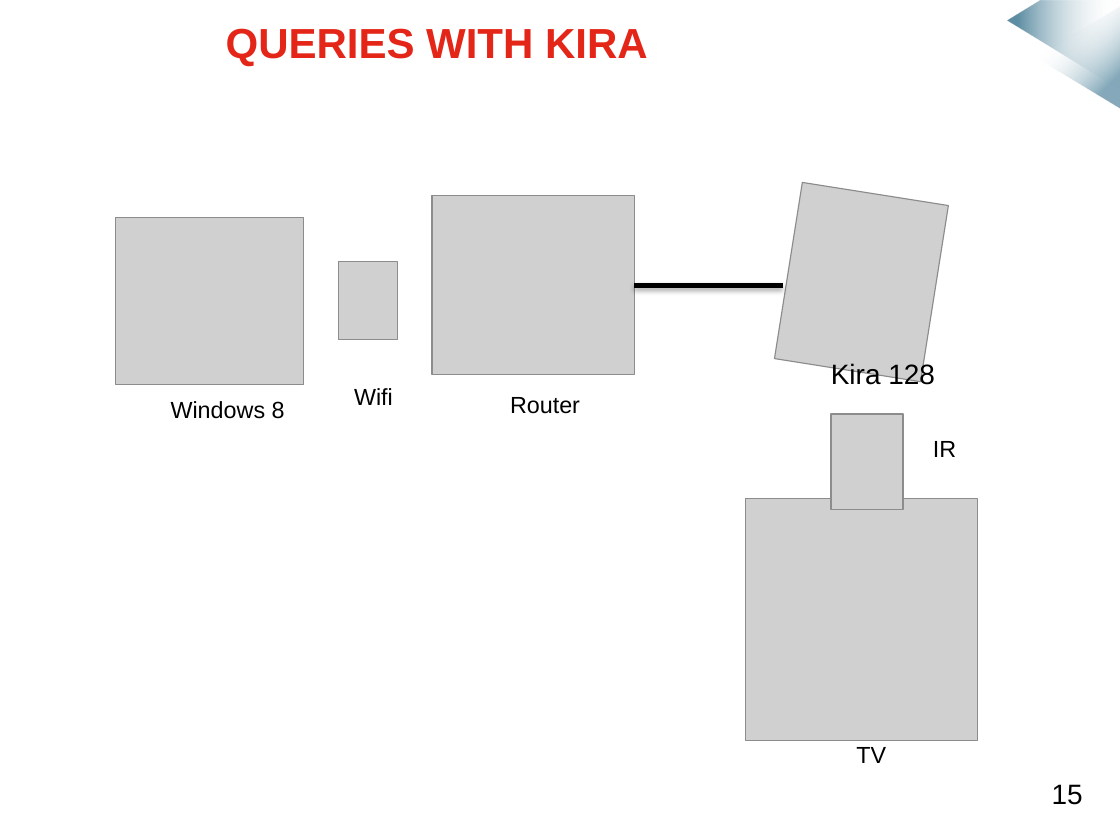
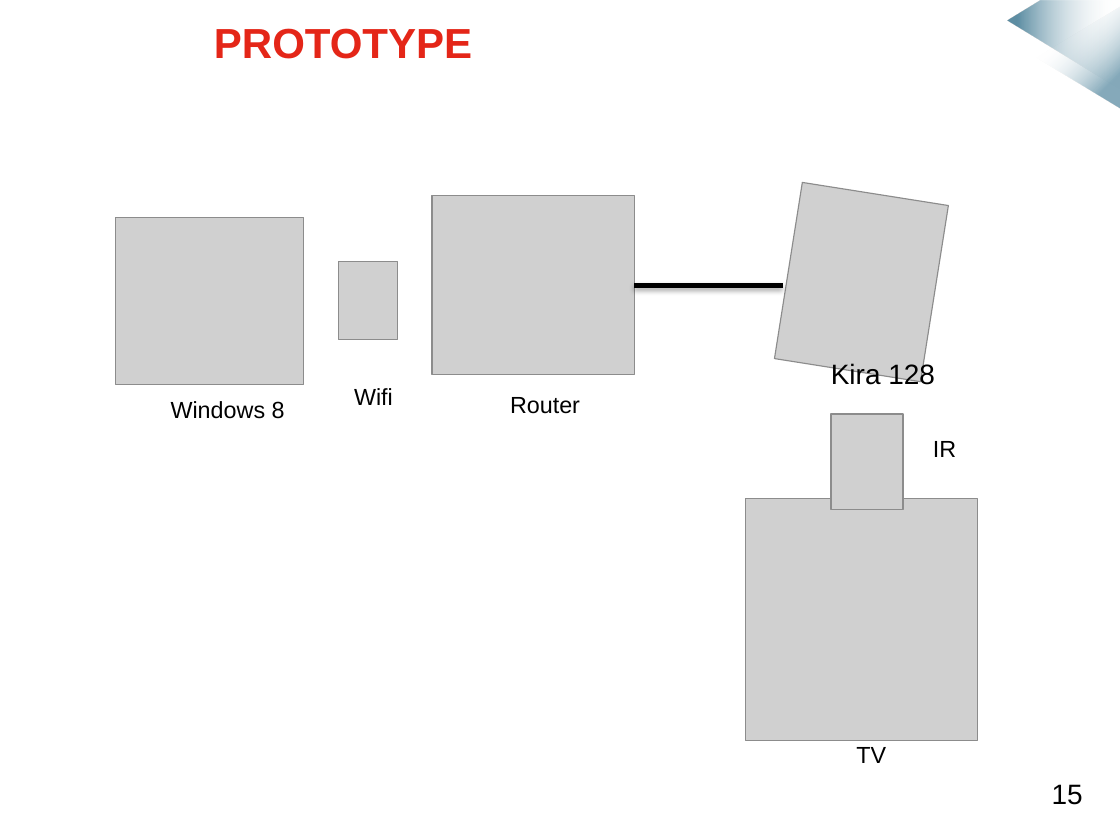
Before and after one commit to mmeven/EP_Domotique_Tablette, a slide deck: slide 16 of Rendu/Diapo_prototype_janvier.pptx (slide 14 before the commit). Drawn at 1120x840 pixels with LibreOffice and Linux fonts; fonts in the diff are those of the drawing; grey boxes stand for pictures; background and template pictures are left out. Boxes give left, top, right and bottom in pixels: in the first picture for what was removed or moved away, otherwise in the second. Text is boxed around its words. In the diff, an @@ line names an element or a change of style, - is before the commit and + after.

```diff
--- a/Rendu/Diapo_prototype_janvier.pptx
+++ b/Rendu/Diapo_prototype_janvier.pptx
@@ title at bbox=[214, 28, 472, 59]: text changed @@
-QUERIES WITH KIRA
+PROTOTYPE
```
Also in this commit, not shown: 9 other slides changed, 4 slides added, 3 slides removed.
